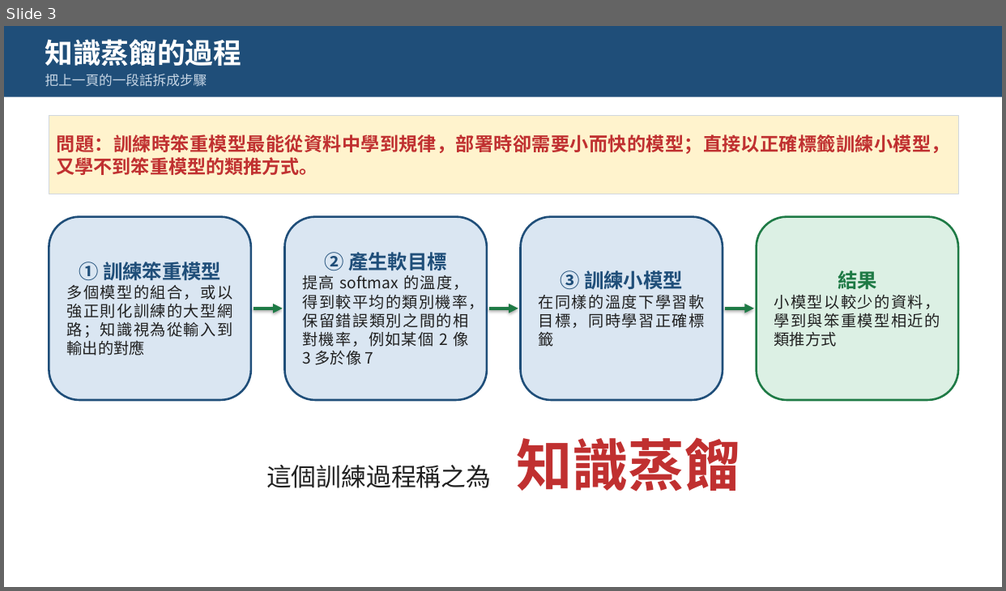
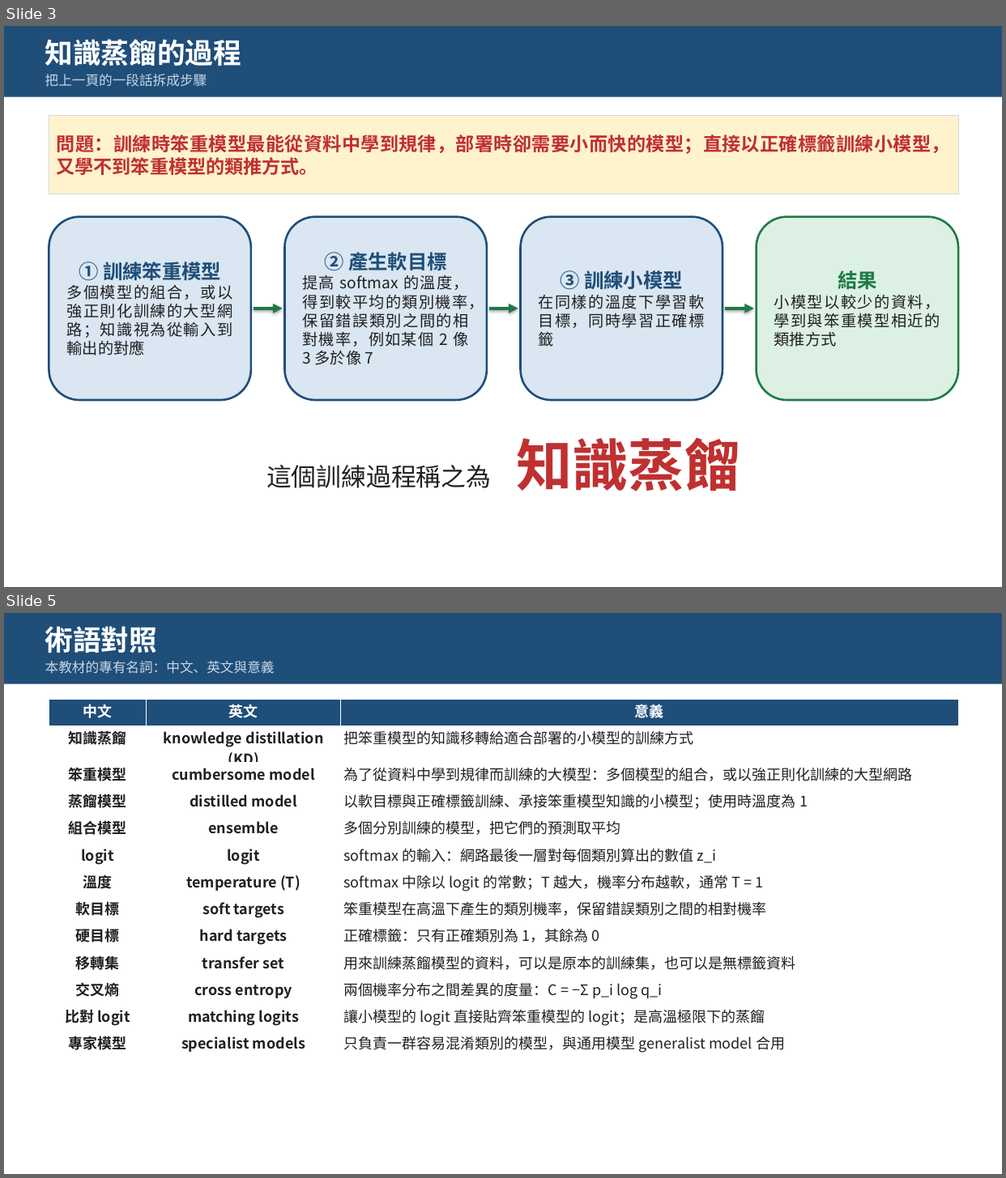
Before and after one commit to pychang-ai/115-1_DLMA, a slide deck: topics/knowledge-distillation/課外主題_知識蒸餾.pptx. Shown one above the other, each under a label of ours: slide 3 before the commit, slides 3 and 5 after it; the slides between them are not shown. The pictures are 1006x591 and 1006x1178 pixels, drawn with LibreOffice and Linux fonts; fonts in the diff are those of the drawing. Boxes give left, top, right and bottom in pixels: in the first picture for what was removed or moved away, otherwise in the second. Text is boxed around its words. In the diff, an @@ line names an element or a change of style, - is before the commit and + after.

```diff
--- a/topics/knowledge-distillation/課外主題_知識蒸餾.pptx
+++ b/topics/knowledge-distillation/課外主題_知識蒸餾.pptx
@@ slide 5 added at (4, 613, 1002, 1174), background #FFFFFF @@
@@ rectangle added at (4, 613, 1002, 684), fill #1F4E79 @@
@@ text added at (45, 626, 158, 653), 27 pt, text #FFFFFF, bold @@
+術語對照
@@ text added at (45, 661, 275, 674), 13 pt, text #C7D6E5 @@
+本教材的專有名詞：中文、英文與意義
@@ table added at (49, 699, 958, 1056), 13 rows, 3 columns @@
+中文 | 英文 | 意義
+知識蒸餾 | knowledge distillation (KD) | 把笨重模型的知識移轉給適合部署的小模型的訓練方式
+笨重模型 | cumbersome model | 為了從資料中學到規律而訓練的大模型：多個模型的組合，或以強正則化訓練的大型網路
+蒸餾模型 | distilled model | 以軟目標與正確標籤訓練、承接笨重模型知識的小模型；使用時溫度為 1
+組合模型 | ensemble | 多個分別訓練的模型，把它們的預測取平均
+logit | logit | softmax 的輸入：網路最後一層對每個類別算出的數值 z_i
+溫度 | temperature (T) | softmax 中除以 logit 的常數；T 越大，機率分布越軟，通常 T = 1
+軟目標 | soft targets | 笨重模型在高溫下產生的類別機率，保留錯誤類別之間的相對機率
+硬目標 | hard targets | 正確標籤：只有正確類別為 1，其餘為 0
+移轉集 | transfer set | 用來訓練蒸餾模型的資料，可以是原本的訓練集，也可以是無標籤資料
+交叉熵 | cross entropy | 兩個機率分布之間差異的度量：C = −Σ p_i log q_i
+比對 logit | matching logits | 讓小模型的 logit 直接貼齊笨重模型的 logit；是高溫極限下的蒸餾
+專家模型 | specialist models | 只負責一群容易混淆類別的模型，與通用模型 generalist model 合用
```
Also in this commit, not shown: 4 slides changed, 1 other file.
